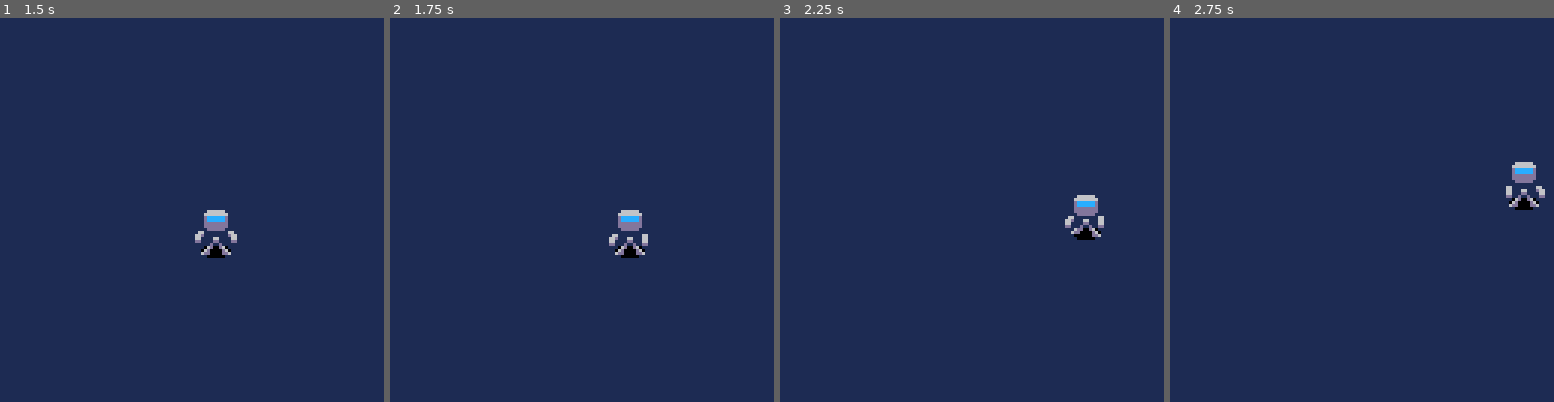
Above: before the commit, frames 1-4 (left to right).
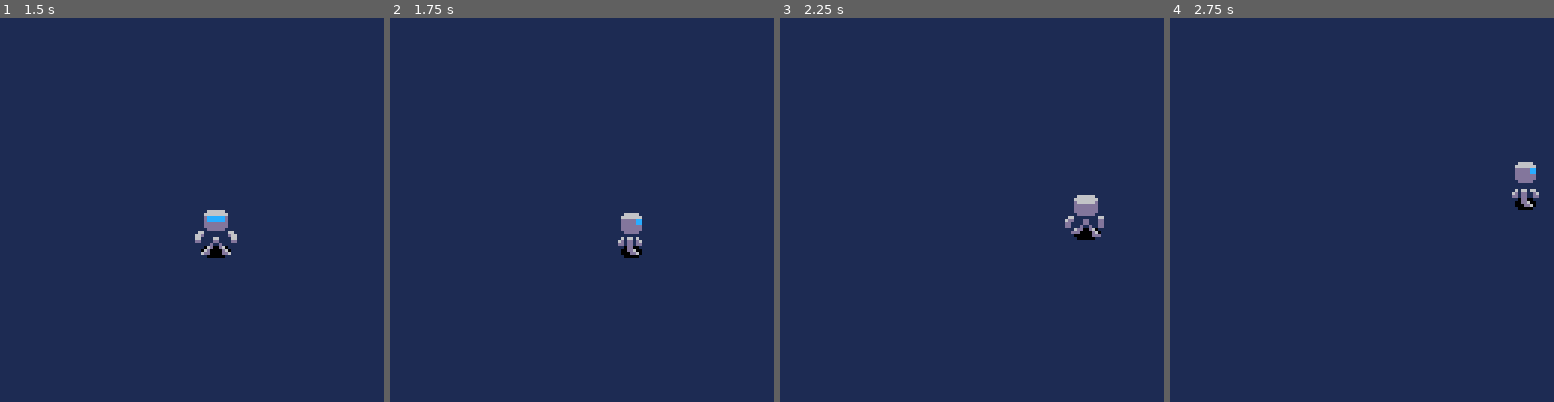
Above: after the commit, the same moments.

Repository: esalavat/pico-ai
Game: PICO-8 cartridge ai.p8
Same seed, same stepped clock (60 frames per second), same inputs: the game is played once before the commit and once after it.
Inputs:
- Up to frame 1 (1.5 s): no input
- Up to frame 2 (1.75 s): hold Right from 1.6 s (still down)
- Up to frame 3 (2.25 s): release Right at 2.1 s; hold Up from 2.15 s (still down)
- Up to frame 4 (2.75 s): release Up at 2.42 s; hold Right from 2.47 s (still down)

Frame 1 is identical in both runs. In frame 2, 0.6% of the frame differs, in the area x 57-68%, y 50-63%; in frame 3, 0.1%; in frame 4, 0.5%.

Commit message:
Adds all 4 directions animations

Diff:
--- a/ai.p8
+++ b/ai.p8
@@ -39,7 +39,7 @@
 		speed=2,
 		anims={
 			{
-				action="run",
+				action="run_s",
 				frames={
 					{
 						f=4,
@@ -56,9 +56,62 @@
 					}
 				},
 				speed=2
-			},
-			{
-				action="stand",
+			},{
+				action="run_n",
+				frames={
+					{
+						f=38,
+					 fl=false
+					},{
+						f=40,
+						fl=false
+					},{
+						f=38,
+						fl=true
+					},{
+						f=40,
+						fl=true
+					}
+				},
+				speed=2
+			},{
+				action="run_e",
+				frames={
+					{
+						f=12,
+					 fl=false
+					},{
+						f=14,
+						fl=false
+					},{
+						f=42,
+						fl=false
+					},{
+						f=44,
+						fl=false
+					}
+				},
+				speed=2
+			},{
+				action="run_w",
+				frames={
+					{
+						f=12,
+					 fl=true
+					},{
+						f=14,
+						fl=true
+					},{
+						f=42,
+						fl=true
+					},{
+						f=44,
+						fl=true
+					}
+				},
+				speed=2
+			},{
+				action="stand_s",
 				frames={
 					{
 						f=0,
@@ -66,14 +119,51 @@
 					},{
 					 f=2,
 					 fl=false
+					}
+				},
+				speed=20
+			},{
+				action="stand_n",
+				frames={
+					{
+						f=34,
+						fl=false
+					},{
+					 f=36,
+					 fl=false
+					}
+				},
+				speed=20
+			},{
+				action="stand_e",
+				frames={
+					{
+						f=8,
+						fl=false
+					},{
+					 f=10,
+					 fl=false
+					}
+				},
+				speed=20
+			},{
+				action="stand_w",
+				frames={
+					{
+						f=8,
+						fl=true
+					},{
+					 f=10,
+					 fl=true
 					}
 				},
 				speed=20
 			}
 		},
-		c_action="run",
+		c_action="stand_s",
 		c_frame=1,
 		c_time=0,
+		l_dir="s",
 		update=pupdate,
 		draw=pdraw
 	}
@@ -98,17 +188,30 @@
 	p.x += dx * p.speed
 	p.y += dy * p.speed
 
-	--update moving flag
-	local moving=false
-	if dx~=0 or dy~=0 then
-		moving=true
+	--update direction
+	local dirx,diry
+	if dx>0 then
+		dirx="e"
+	elseif dx<0 then
+	 dirx="w"
+	else
+	 dirx=nil
+	end
+
+	if dy>0 then
+	 diry="s"
+	elseif dy<0 then
+	 diry="n"
+	else
+	 diry=nil
 	end
 
 	--update state
-	if(moving) then
-		p.c_action="run"
+	if dirx==nil and diry==nil then
+		p.c_action="stand_"..p.l_dir
 	else
-	 p.c_action="stand"
+	 p.l_dir=(diry or dirx)
+	 p.c_action="run_"..p.l_dir
 	end
 
 	--reset time if we're switching animations
--- /dev/null
+++ b/player.lua
@@ -0,0 +1,134 @@
+{
+	x=64,
+	y=64,
+	speed=2,
+	anims={
+		{
+			action="run_s",
+			frames={
+				{
+					f=4,
+				 fl=false
+				},{
+					f=6,
+					fl=false
+				},{
+					f=4,
+					fl=true
+				},{
+					f=6,
+					fl=true
+				}
+			},
+			speed=2
+		},{
+			action="run_n",
+			frames={
+				{
+					f=38,
+				 fl=false
+				},{
+					f=40,
+					fl=false
+				},{
+					f=38,
+					fl=true
+				},{
+					f=40,
+					fl=true
+				}
+			},
+			speed=2
+		},{
+			action="run_e",
+			frames={
+				{
+					f=12,
+				 fl=false
+				},{
+					f=14,
+					fl=false
+				},{
+					f=42,
+					fl=false
+				},{
+					f=44,
+					fl=false
+				}
+			},
+			speed=2
+		},{
+			action="run_w",
+			frames={
+				{
+					f=12,
+				 fl=true
+				},{
+					f=14,
+					fl=true
+				},{
+					f=42,
+					fl=true
+				},{
+					f=44,
+					fl=true
+				}
+			},
+			speed=2
+		},{
+			action="stand_s",
+			frames={
+				{
+					f=0,
+					fl=false
+				},{
+				 f=2,
+				 fl=false
+				}
+			},
+			speed=20
+		},{
+			action="stand_n",
+			frames={
+				{
+					f=34,
+					fl=false
+				},{
+				 f=36,
+				 fl=false
+				}
+			},
+			speed=20
+		},{
+			action="stand_e",
+			frames={
+				{
+					f=8,
+					fl=false
+				},{
+				 f=10,
+				 fl=false
+				}
+			},
+			speed=20
+		},{
+			action="stand_w",
+			frames={
+				{
+					f=8,
+					fl=true
+				},{
+				 f=10,
+				 fl=true
+				}
+			},
+			speed=20
+		}
+
+	},
+	c_action="stand_s",
+	c_frame=1,
+	c_time=0,
+	update=pupdate,
+	draw=pdraw
+}
Not shown, changed: 32 lines of the sprite sheet (__gfx__) section of ai.p8
